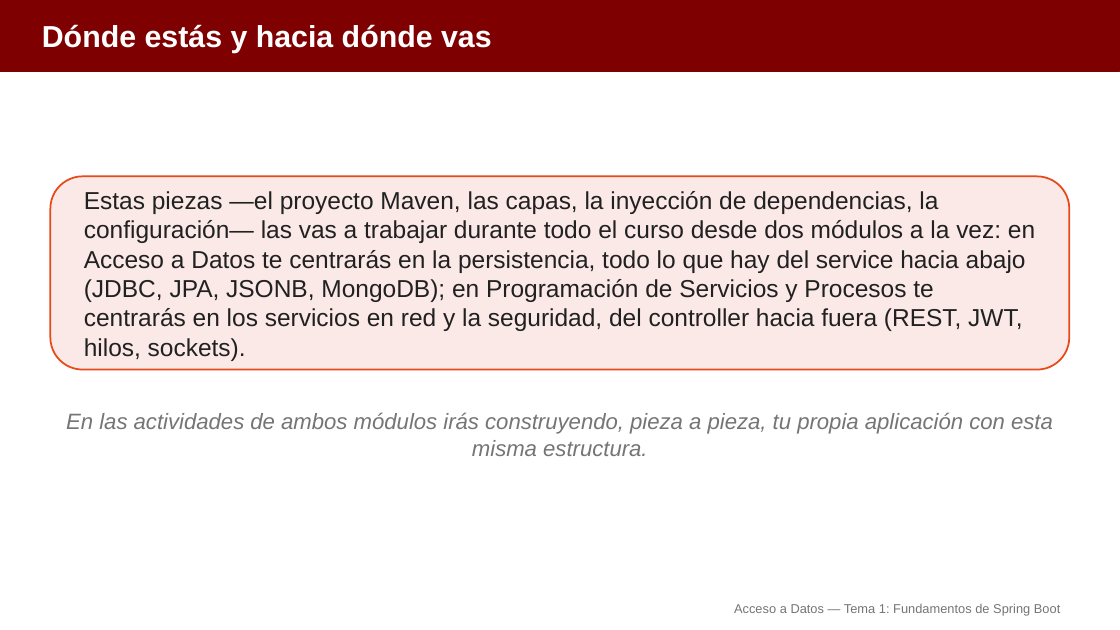
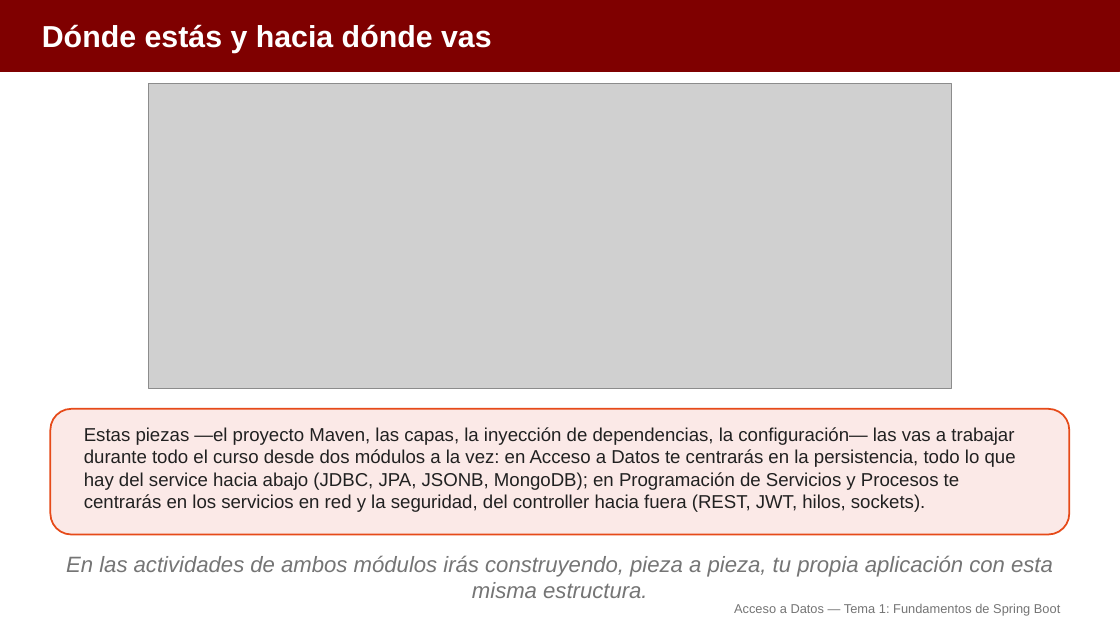
Before and after one commit to aitorventura/acceso-a-datos, a slide deck: slide 20 of docs/tema1/diapositivas/spring-boot-fundamentos.pptx (slide 19 before the commit). Drawn at 1120x630 pixels with LibreOffice and Linux fonts; fonts in the diff are those of the drawing; grey boxes stand for pictures. Boxes give left, top, right and bottom in pixels: in the first picture for what was removed or moved away, otherwise in the second. Text is boxed around its words. In the diff, an @@ line names an element or a change of style, - is before the commit and + after.

Commit message:
Añade infografías de apoyo al Tema 1 (Acceso a Datos)
Incorpora 10 diagramas visuales en los 8 apartados de teoría del
Tema 1 (starters de Maven, capas AD/PSP, entidad vs DTO, piezas de
JDBC, contexto de persistencia, paginación, explosión combinatoria
de filtros, las tres vías de consulta y GROUP BY) y actualiza las
diapositivas correspondientes.

```diff
--- a/docs/tema1/diapositivas/spring-boot-fundamentos.pptx
+++ b/docs/tema1/diapositivas/spring-boot-fundamentos.pptx
@@ picture added at <box>149,83,952,388</box> @@
@@ text "Estas piezas —el proyecto Maven, ...": place and size @@
-text "Estas piezas —el proyecto Maven, ..." at <box>84,191,1035,361</box>
+text "Estas piezas —el proyecto Maven, ..." at <box>84,427,1016,512</box>
@@ text "Estas piezas —el proyecto Maven, ..." at <box>84,427,1016,512</box>: size 21 to 16 pt @@
@@ rounded rectangle: place and size @@
-rounded rectangle at <box>50,176,1070,370</box>
+rounded rectangle at <box>50,409,1070,535</box>
@@ text "En las actividades de ambos ...": place and size @@
-text "En las actividades de ambos ..." at <box>66,412,1053,456</box>
+text "En las actividades de ambos ..." at <box>66,555,1053,598</box>
```
Also in this commit, not shown: 1 slide added, 30 other files.
